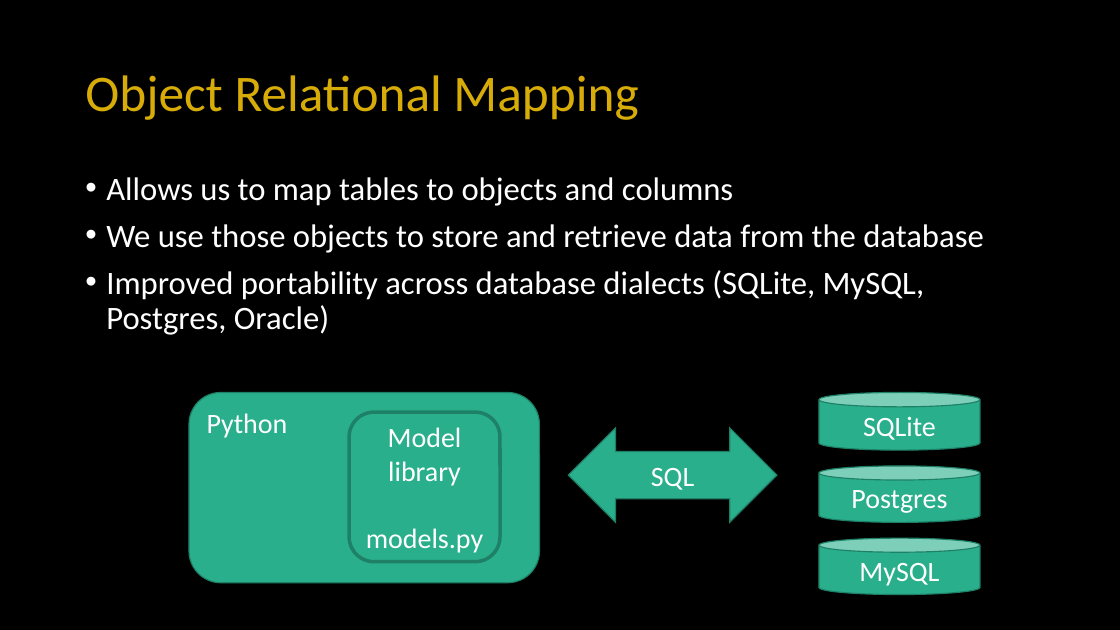
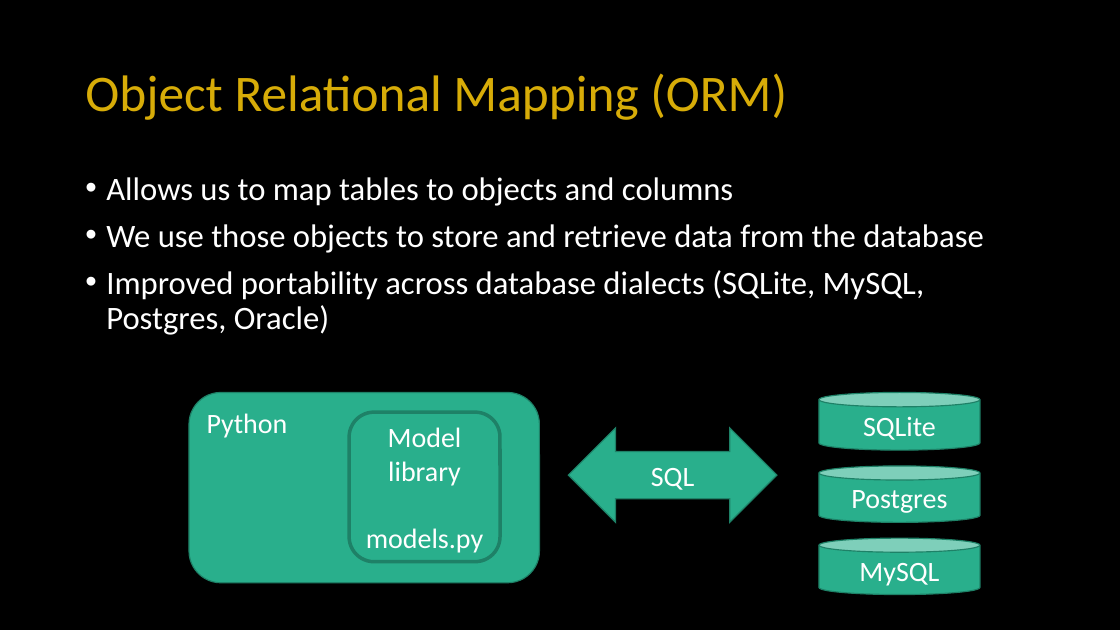
Before and after one commit to csev/dj4e, a slide deck: slide 5 of lectures/DJ-02-Model-Single.pptx. Drawn at 1120x630 pixels with LibreOffice and Linux fonts; fonts in the diff are those of the drawing. Boxes give left, top, right and bottom in pixels: in the first picture for what was removed or moved away, otherwise in the second. Text is boxed around its words. In the diff, an @@ line names an element or a change of style, - is before the commit and + after.

```diff
--- a/lectures/DJ-02-Model-Single.pptx
+++ b/lectures/DJ-02-Model-Single.pptx
@@ title at (85, 73, 787, 120): text changed @@
-Object Relational Mapping
+Object Relational Mapping (ORM)
```
Also in this commit, not shown: 2 other slides changed, 3 other files.
